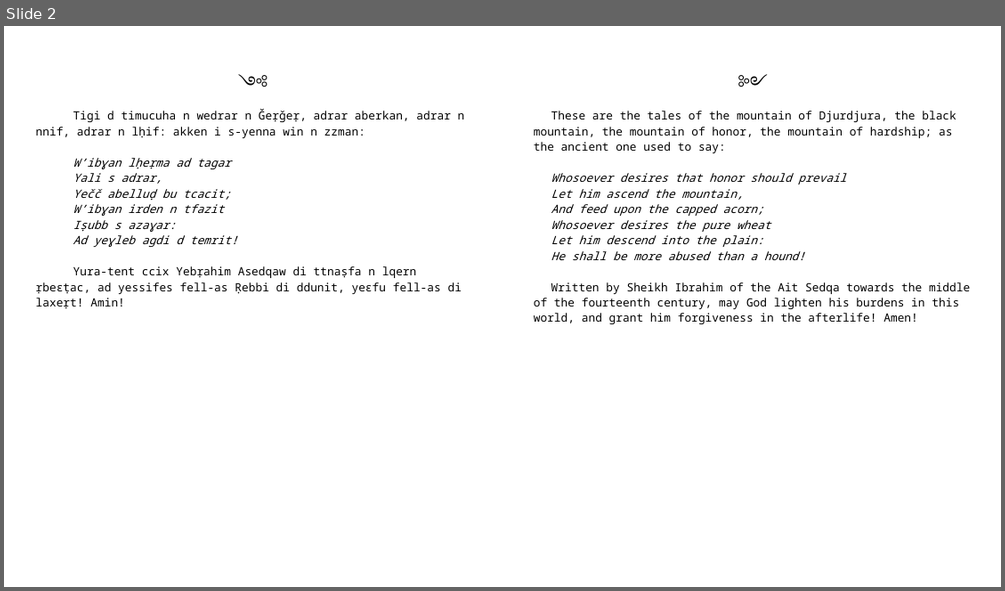
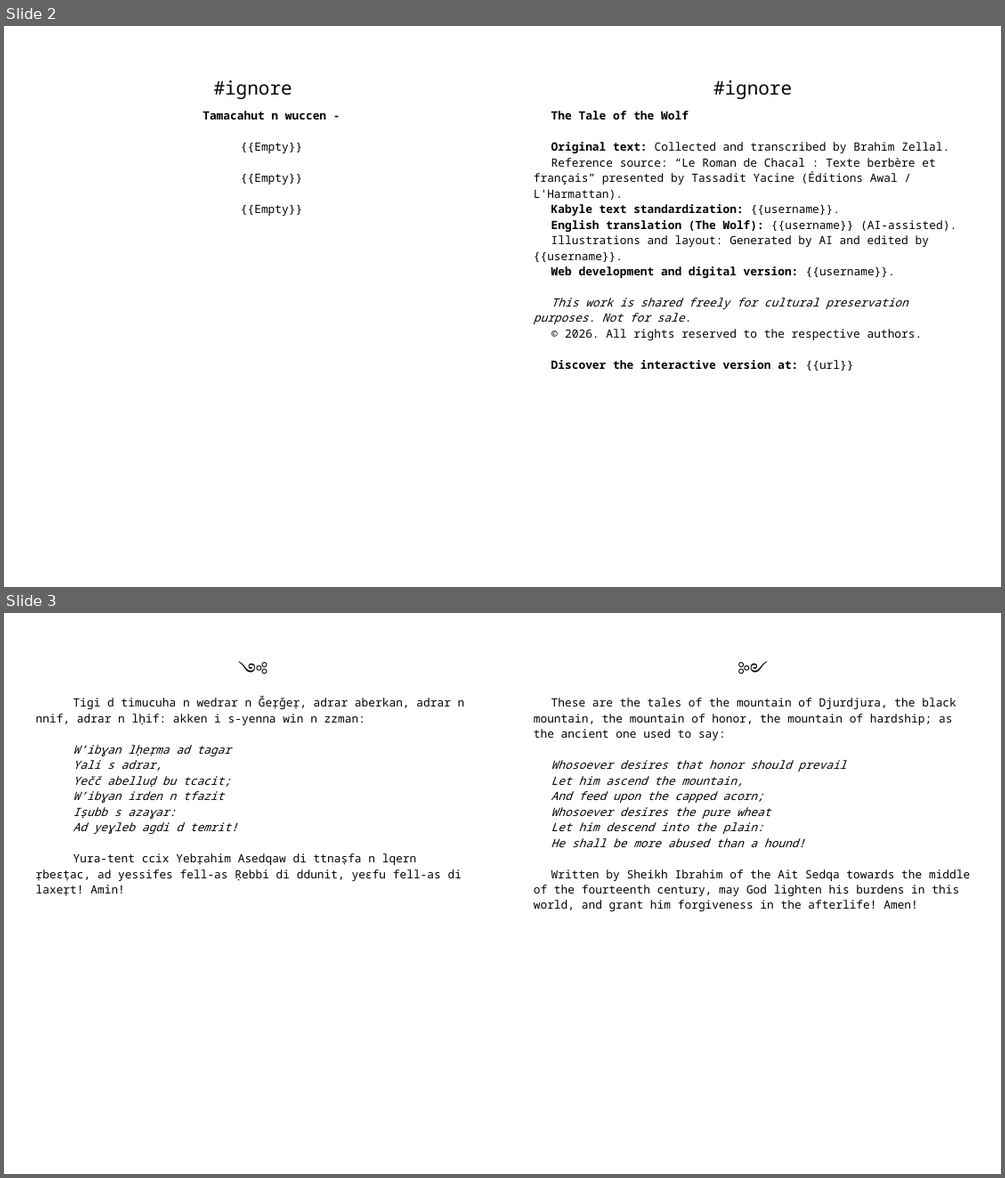
Before and after one commit to sferhah/tamacahut_n_wuccen, a slide deck: Uccen.ConsoleApp/Resources/pptx/uccen.eng.pptx. Shown one above the other, each under a label of ours: slide 2 before the commit, slides 2 and 3 after it. The pictures are 1005x591 and 1005x1178 pixels, drawn with LibreOffice and Linux fonts; fonts in the diff are those of the drawing. Boxes give left, top, right and bottom in pixels: in the first picture for what was removed or moved away, otherwise in the second. Text is boxed around its words. In the diff, an @@ line names an element or a change of style, - is before the commit and + after.

```diff
--- a/Uccen.ConsoleApp/Resources/pptx/uccen.eng.pptx
+++ b/Uccen.ConsoleApp/Resources/pptx/uccen.eng.pptx
@@ slide 2 added at bbox=[4, 26, 1001, 587], background #FFFFFF @@
@@ table added at bbox=[28, 38, 979, 566], 3 rows, 3 columns @@
+ |  | 
+#ignore |  | #ignore
+Tamacahut n wuccen - / {{Empty}} / {{Empty}} / {{Empty}} |  | The Tale of the Wolf / Original text: Collected and transcribed by Brahim Zellal. / Reference source: “Le Roman de Chacal : Texte berbère et français” presented by Tassadit Yacine (Éditions Awal / L'Harmattan). / Kabyle text standardization: {{username}}. / English translation (The Wolf): {{username}} (AI-assisted). / Illustrations and layout: Generated by AI and edited by {{username}}. / Web development and digital version: {{username}}. / This work is shared freely for cultural preservation purposes. Not for sale. / © 2026. All rights reserved to the respective authors. / Discover the interactive version at: {{url}}
@@ what was slide 2 is now slide 3 @@
```
Also in this commit, not shown: 3 other files.
